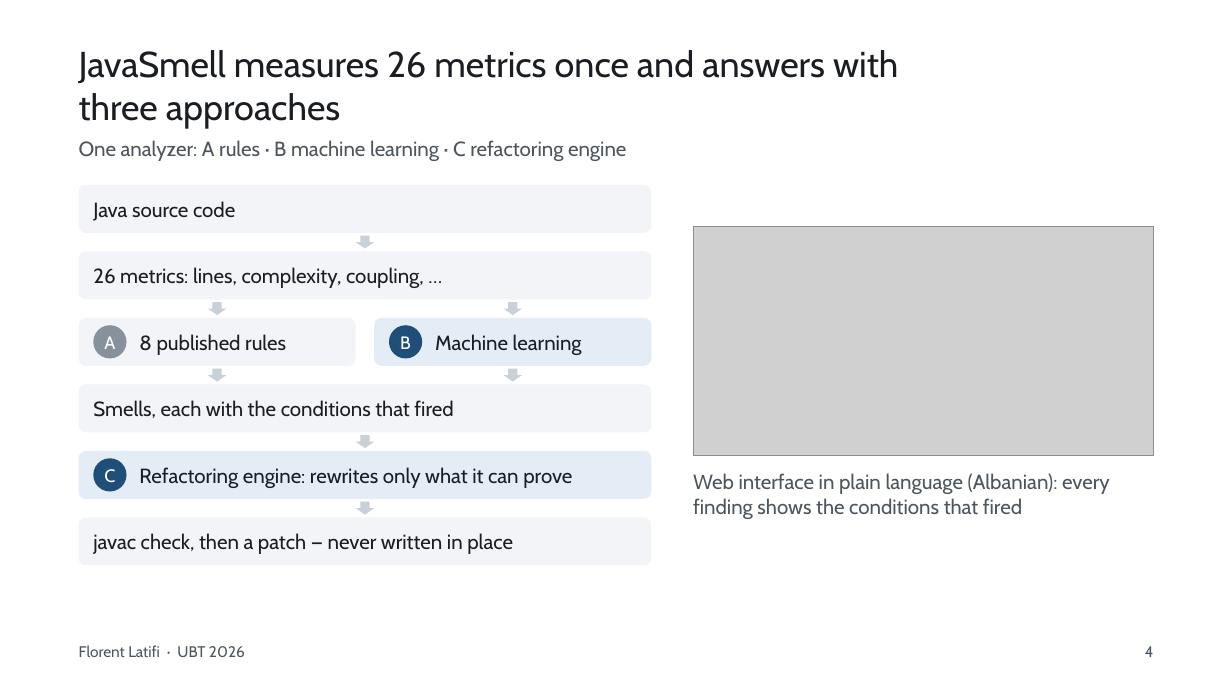
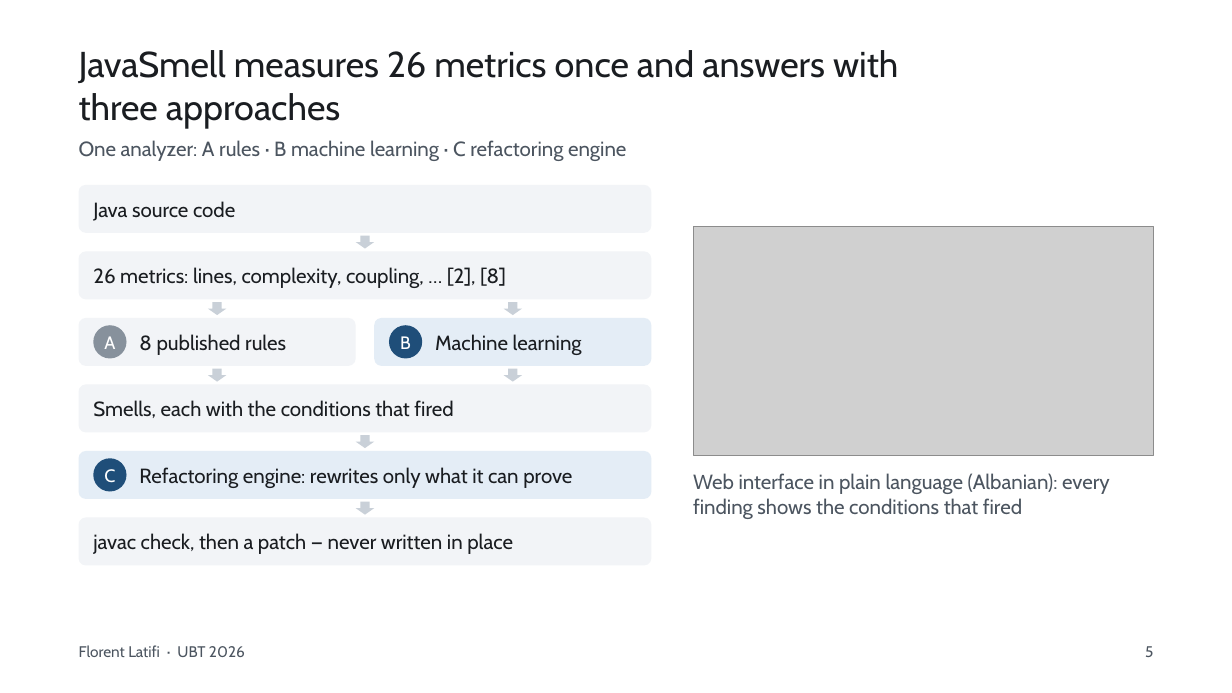
Before and after one commit to FlorentLatifi/Code-Smell-Detection-and-Refactoring-Recommendations, a slide deck: slide 5 of docs/konferenca/UBT2026_Florent_Latifi.pptx (slide 4 before the commit). Drawn at 1232x693 pixels with LibreOffice and Linux fonts; fonts in the diff are those of the drawing; grey boxes stand for pictures. Boxes give left, top, right and bottom in pixels: in the first picture for what was removed or moved away, otherwise in the second. Text is boxed around its words. In the diff, an @@ line names an element or a change of style, - is before the commit and + after.

```diff
--- a/docs/konferenca/UBT2026_Florent_Latifi.pptx
+++ b/docs/konferenca/UBT2026_Florent_Latifi.pptx
@@ text at (93,267,506,288): text changed @@
-26 metrics: lines, complexity, coupling, …
+26 metrics: lines, complexity, coupling, … [2], [8]
@@ text at (1145,646,1153,657): text changed @@
-4
+5
```
Also in this commit, not shown: 14 other slides changed, 4 slides added, 1 slide removed, 7 other files.
